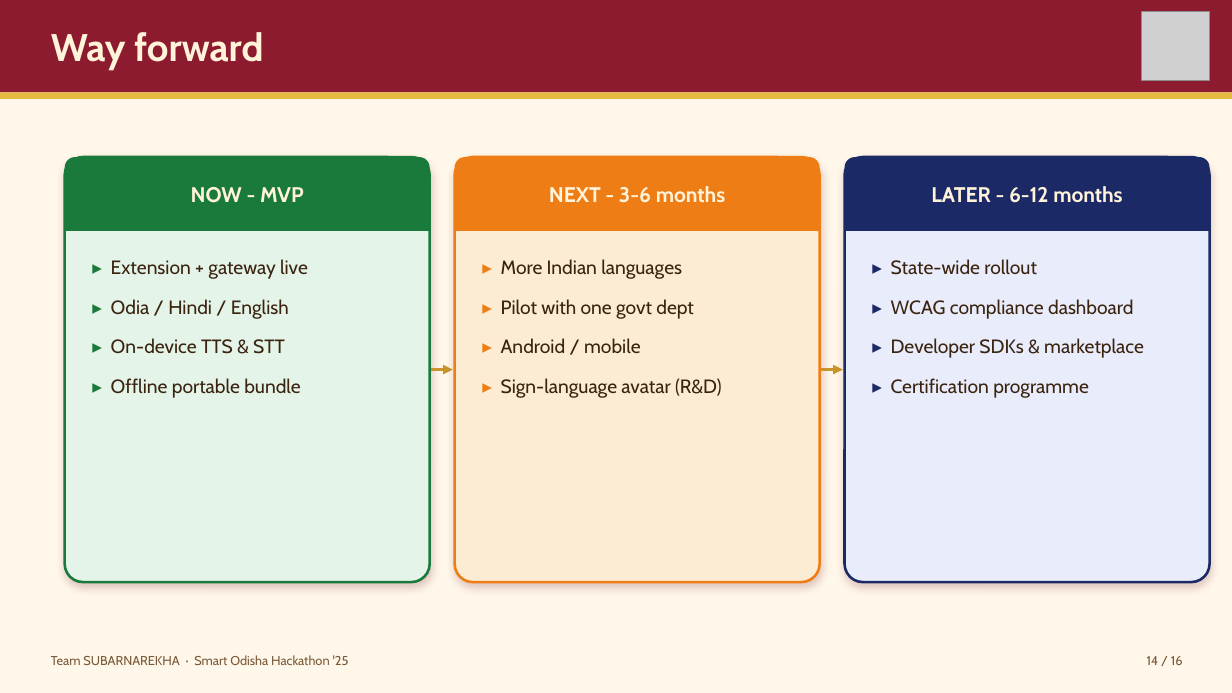
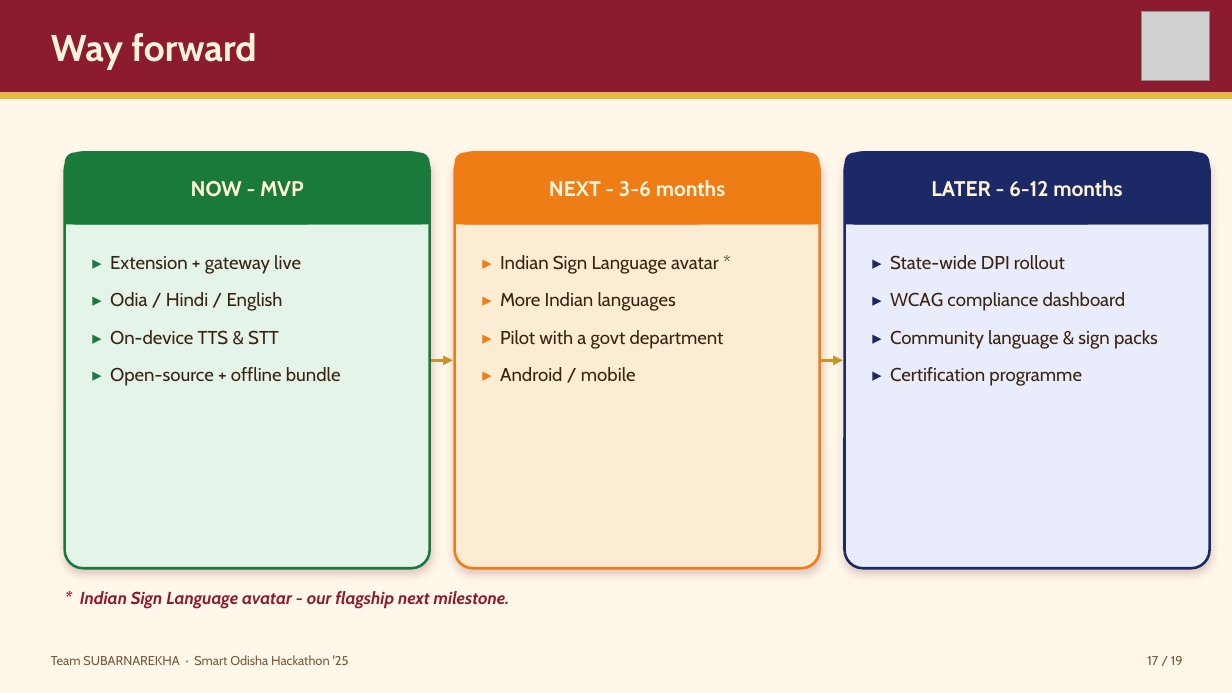
Before and after one commit to flashmindbox/AaaS, a slide deck: slide 17 of pitch/AaaS-Pitch.pptx (slide 14 before the commit). Drawn at 1232x693 pixels with LibreOffice and Linux fonts; fonts in the diff are those of the drawing; grey boxes stand for pictures. Boxes give left, top, right and bottom in pixels: in the first picture for what was removed or moved away, otherwise in the second. Text is boxed around its words. In the diff, an @@ line names an element or a change of style, - is before the commit and + after.

```diff
--- a/pitch/AaaS-Pitch.pptx
+++ b/pitch/AaaS-Pitch.pptx
@@ text "Way forward" at [51,33,256,69]: size 30 to 29 pt @@
@@ rounded rectangle: place and size @@
-rounded rectangle at [65,157,430,582]
+rounded rectangle at [65,152,430,568]
@@ rounded rectangle: place and size @@
-rounded rectangle at [455,157,820,582]
+rounded rectangle at [455,152,820,568]
@@ rounded rectangle: place and size @@
-rounded rectangle at [845,157,1210,582]
+rounded rectangle at [845,152,1210,568]
@@ 3 texts, 3 rounded rectangles, 3 rectangles: place and size @@
-3 texts, 3 rounded rectangles, 3 rectangles at [65,157,1210,231]
+3 texts, 3 rounded rectangles, 3 rectangles at [65,152,1210,225]
@@ text at [110,255,301,345]: size 15 to 14.5 pt in "▸ Extension + gateway live", "▸ Odia / Hindi / English", "▸ On-device TTS & STT"; less space between paragraphs @@
@@ text at [500,255,719,274]: paragraph added @@
+▸ Indian Sign Language avatar *
@@ text at [890,255,1065,270]: text changed; size 15 to 14.5 pt @@
-▸ State-wide rollout
+▸ State-wide DPI rollout
@@ text at [500,292,676,381]: size 15 to 14.5 pt in "▸ More Indian languages", "▸ Android / mobile"; less space between paragraphs @@
@@ text at [890,292,1126,386]: size 15 to 14.5 pt in "▸ WCAG compliance dashboard", "▸ Certification programme"; less space between paragraphs @@
@@ text at [500,330,724,349]: text changed; size 15 to 14.5 pt @@
-▸ Pilot with one govt dept
+▸ Pilot with a govt department
@@ text at [890,330,1158,349]: text changed; size 15 to 14.5 pt @@
-▸ Developer SDKs & marketplace
+▸ Community language & sign packs
@@ text at [110,367,341,386]: text changed; size 15 to 14.5 pt @@
-▸ Offline portable bundle
+▸ Open-source + offline bundle
@@ elbow arrow moved from (432, 370) - (453, 370) to (432, 360) - (453, 360) @@
@@ text at [501,378,722,398]: paragraph removed @@
-▸ Sign-language avatar (R&D)
@@ elbow arrow moved from (822, 370) - (843, 370) to (822, 360) - (843, 360) @@
@@ text added at [80,591,510,608], 13.5 pt, text #8D1B2F, bold, italic @@
+* Indian Sign Language avatar - our flagship next milestone.
@@ text removed at [1147,656,1183,665] @@
-14 / 16
@@ text added at [1147,656,1183,665], 10 pt, text #7A5A38 @@
+17 / 19
```
Also in this commit, not shown: 15 other slides changed, 3 slides added, 29 other files.
